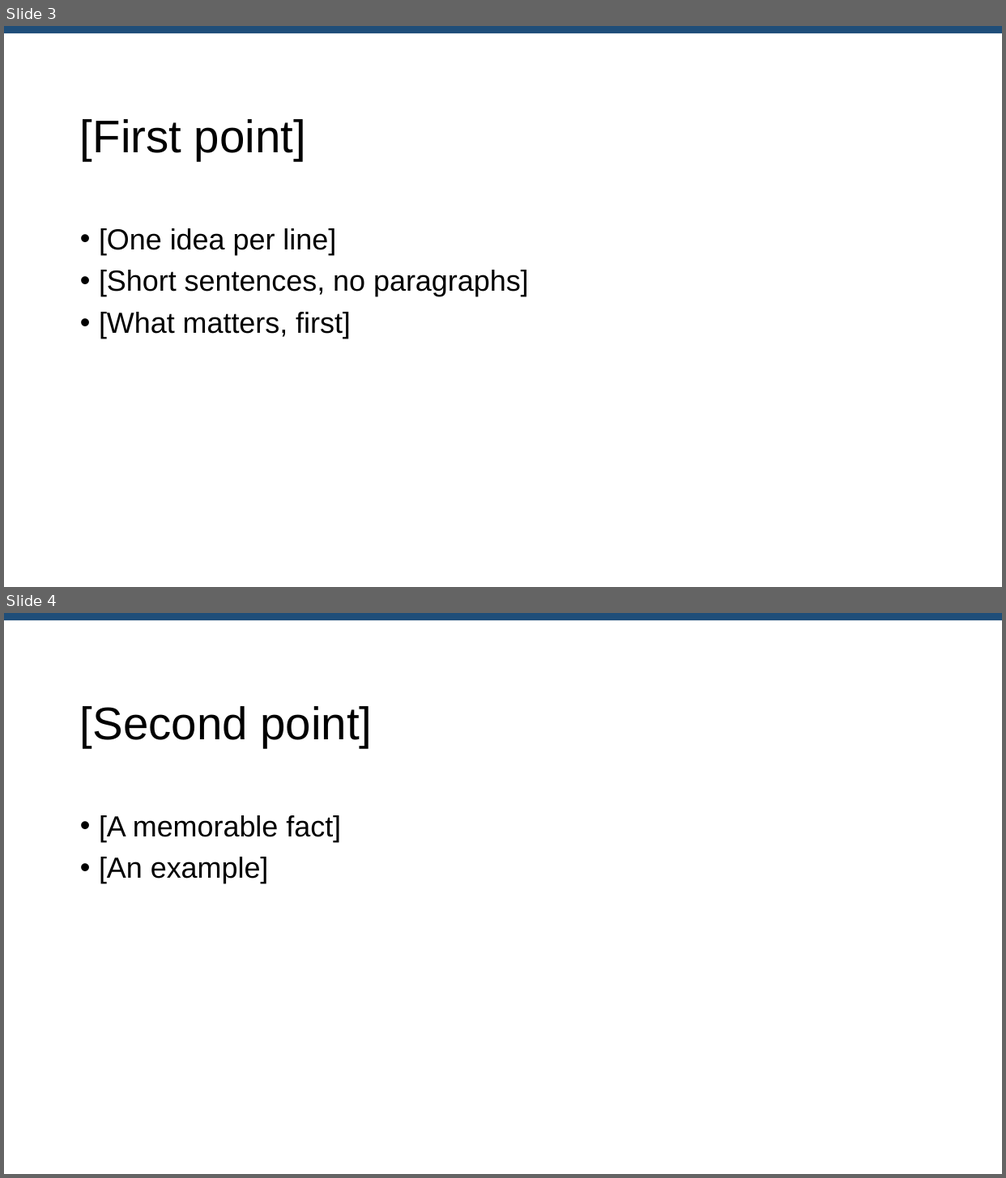
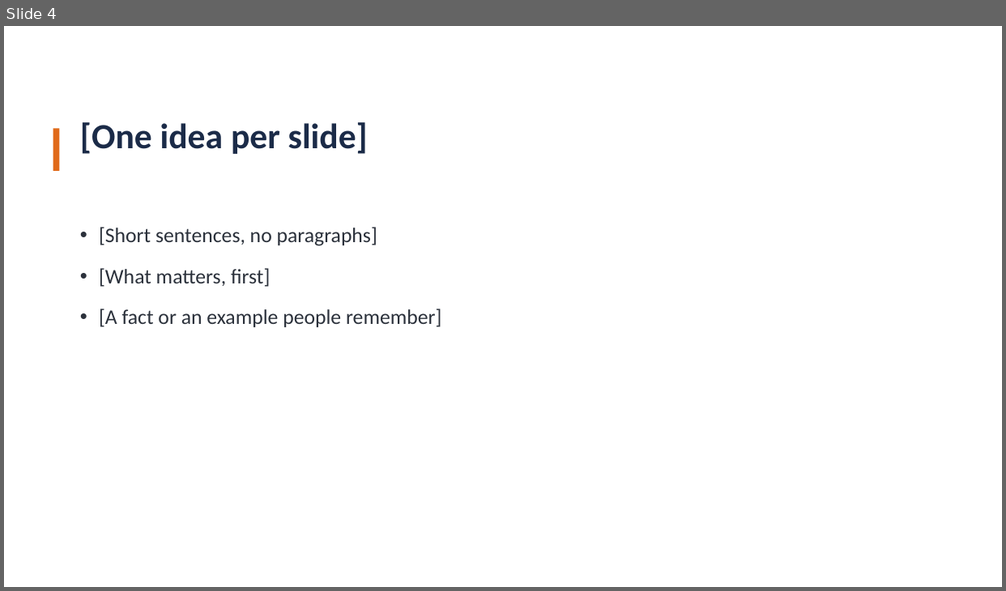
Before and after one commit to MolinoSuite/Molino, a slide deck: resources/templates/en/presentation.pptx. Shown one above the other, each under a label of ours: slides 3 and 4 before the commit, slide 4 after it. The pictures are 1006x1178 and 1006x591 pixels, drawn with LibreOffice and Linux fonts; fonts in the diff are those of the drawing. Boxes give left, top, right and bottom in pixels: in the first picture for what was removed or moved away, otherwise in the second. Text is boxed around its words. In the diff, an @@ line names an element or a change of style, - is before the commit and + after.

```diff
--- a/resources/templates/en/presentation.pptx
+++ b/resources/templates/en/presentation.pptx
@@ slide 4 removed at (x1=4, y1=613, x2=1002, y2=1174), background #FFFFFF @@
@@ rectangle removed at (x1=4, y1=613, x2=1002, y2=620) @@
@@ title removed at (x1=80, y1=706, x2=373, y2=747) @@
-[Second point]
@@ text removed at (x1=99, y1=815, x2=341, y2=884) @@
-• [A memorable fact]
-• [An example]
@@ what was slide 3 is now slide 4 @@
@@ slide 4 changed as well @@
@@ rectangle removed at (x1=4, y1=26, x2=1002, y2=33) @@
@@ title at (x1=80, y1=122, x2=368, y2=154): text changed; size 44 to 34 pt; font Arial to Calibri; text colour #000000 to #1B2B48; bold on @@
-[First point]
+[One idea per slide]
@@ rectangle added at (x1=53, y1=129, x2=59, y2=171), fill #E06A1A @@
@@ text at (x1=99, y1=228, x2=336, y2=255): paragraph removed @@
-• [One idea per line]
@@ text at (x1=99, y1=227, x2=377, y2=287): size 28 to 20 pt, font Arial to Calibri, text colour #000000 to #2B313B in "[Short sentences, no paragraphs]", "[What matters, first]"; more space between paragraphs @@
@@ text at (x1=99, y1=309, x2=441, y2=327): paragraph added @@
+• [A fact or an example people remember]
```
Also in this commit, not shown: 2 other slides changed, 4 slides added, 1 other slide removed, 11 other files.
